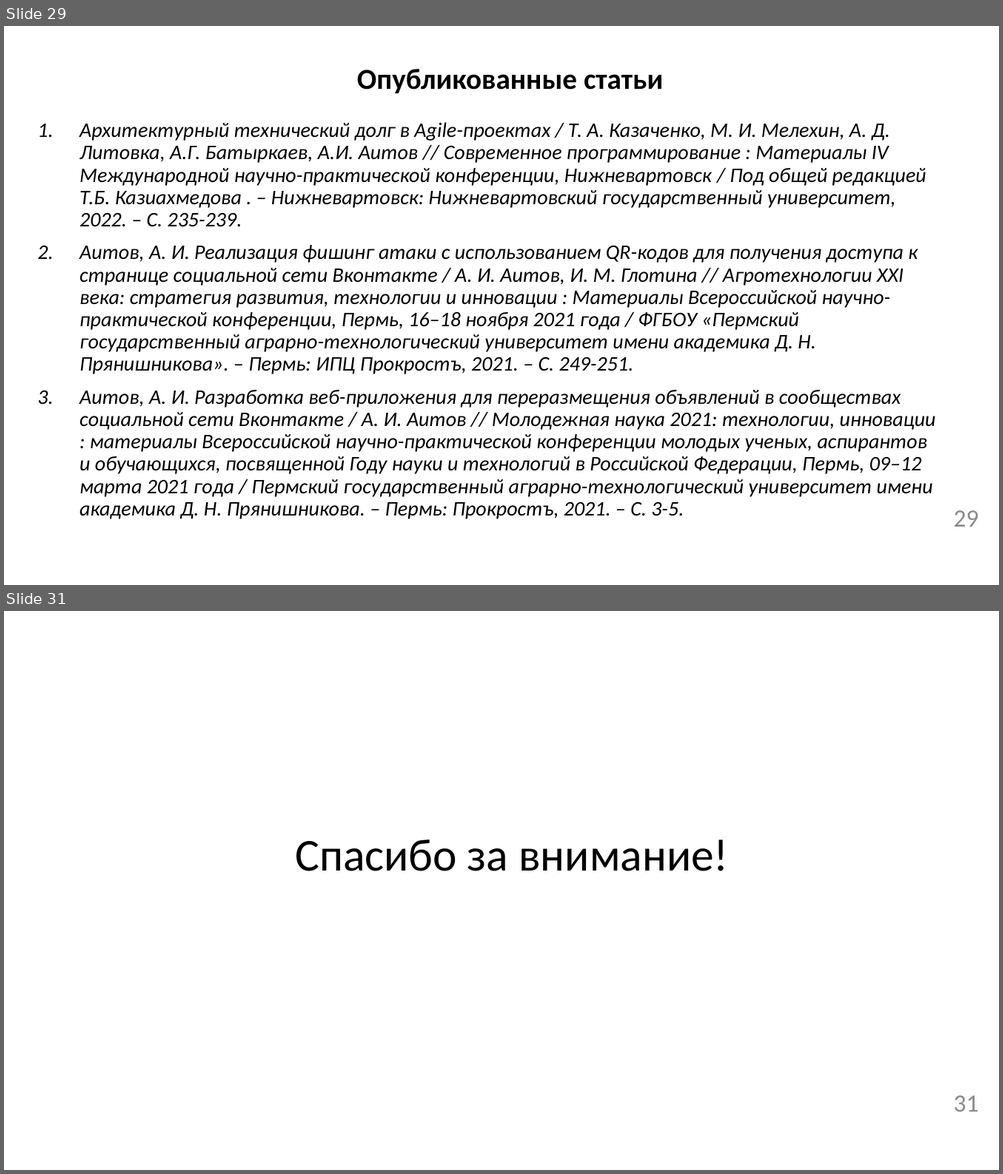
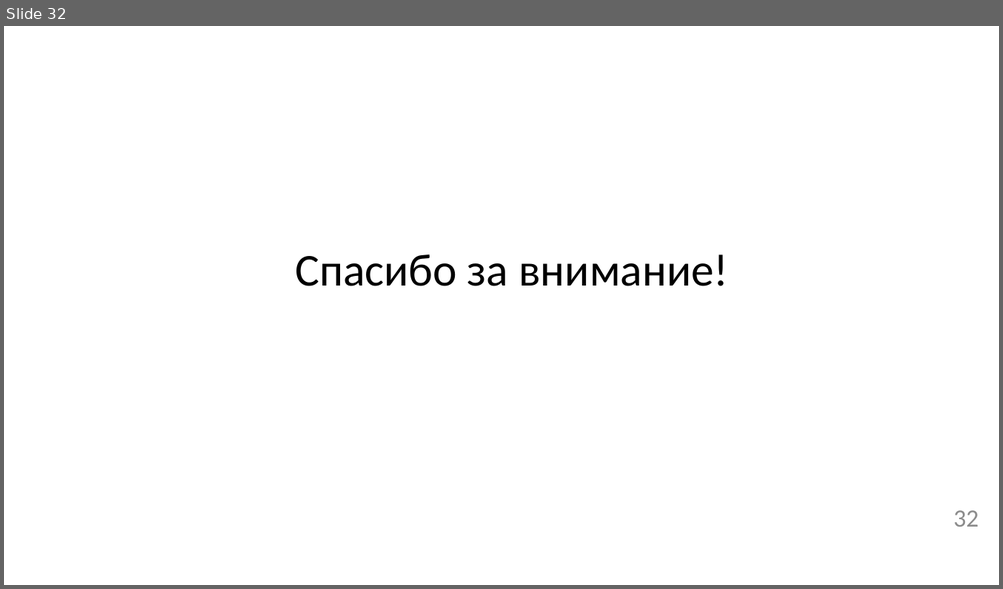
Before and after one commit to permCoding/Magistr-2022, a slide deck: 08-ВКР/как оформлять/Презентация-к-ВКР.pptx. Shown one above the other, each under a label of ours: slides 29 and 31 before the commit, slide 32 after it; the slides between them are not shown. The pictures are 1003x1174 and 1003x589 pixels, drawn with LibreOffice and Linux fonts; fonts in the diff are those of the drawing. Boxes give left, top, right and bottom in pixels: in the first picture for what was removed or moved away, otherwise in the second. Text is boxed around its words. In the diff, an @@ line names an element or a change of style, - is before the commit and + after.

```diff
--- a/08-ВКР/как оформлять/Презентация-к-ВКР.pptx
+++ b/08-ВКР/как оформлять/Презентация-к-ВКР.pptx
@@ slide 29 removed at (x1=4, y1=26, x2=999, y2=585), background #FFFFFF @@
@@ text removed at (x1=357, y1=69, x2=663, y2=93) @@
-Опубликованные статьи
@@ text removed at (x1=79, y1=122, x2=936, y2=520) @@
-1. Архитектурный технический долг в Agile-проектах / Т. А. Казаченко, М. И. Мелехин, А. Д. Литовка, А.Г. Батыркаев, А.И. Аитов // Современное программирование : Материалы IV Международной научно-практической конференции, Нижневартовск / Под общей редакцией Т.Б. Казиахмедова . – Нижневартовск: Нижневартовский государственный университет, 2022. – С. 235-239.
-2. Аитов, А. И. Реализация фишинг атаки с использованием QR-кодов для получения доступа к странице социальной сети Вконтакте / А. И. Аитов, И. М. Глотина // Агротехнологии XXI века: стратегия развития, технологии и инновации : Материалы Всероссийской научно-практической конференции, Пермь, 16–18 ноября 2021 года / ФГБОУ «Пермский государственный аграрно-технологический университет имени академика Д. Н. Прянишникова». – Пермь: ИПЦ Прокростъ, 2021. – С. 249-251.
-3. Аитов, А. И. Разработка веб-приложения для переразмещения объявлений в сообществах социальной сети Вконтакте / А. И. Аитов // Молодежная наука 2021: технологии, инновации : материалы Всероссийской научно-практической конференции молодых ученых, аспирантов и обучающихся, посвященной Году науки и технологий в Российской Федерации, Пермь, 09–12 марта 2021 года / Пермский государственный аграрно-технологический университет имени академика Д. Н. Прянишникова. – Пермь: Прокростъ, 2021. – С. 3-5.
@@ page number removed at (x1=953, y1=511, x2=979, y2=527) @@
-29
@@ what was slide 31 is now slide 32 @@
@@ page number at (x1=953, y1=511, x2=979, y2=527): text changed @@
-31
+32
```
Also in this commit, not shown: 9 slides changed, 3 slides added, 1 other slide removed.
